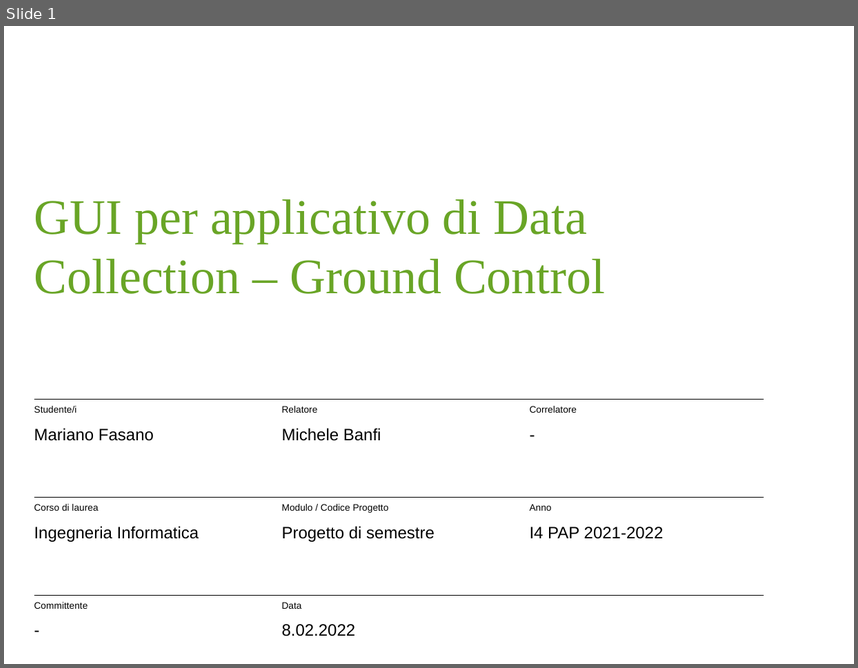
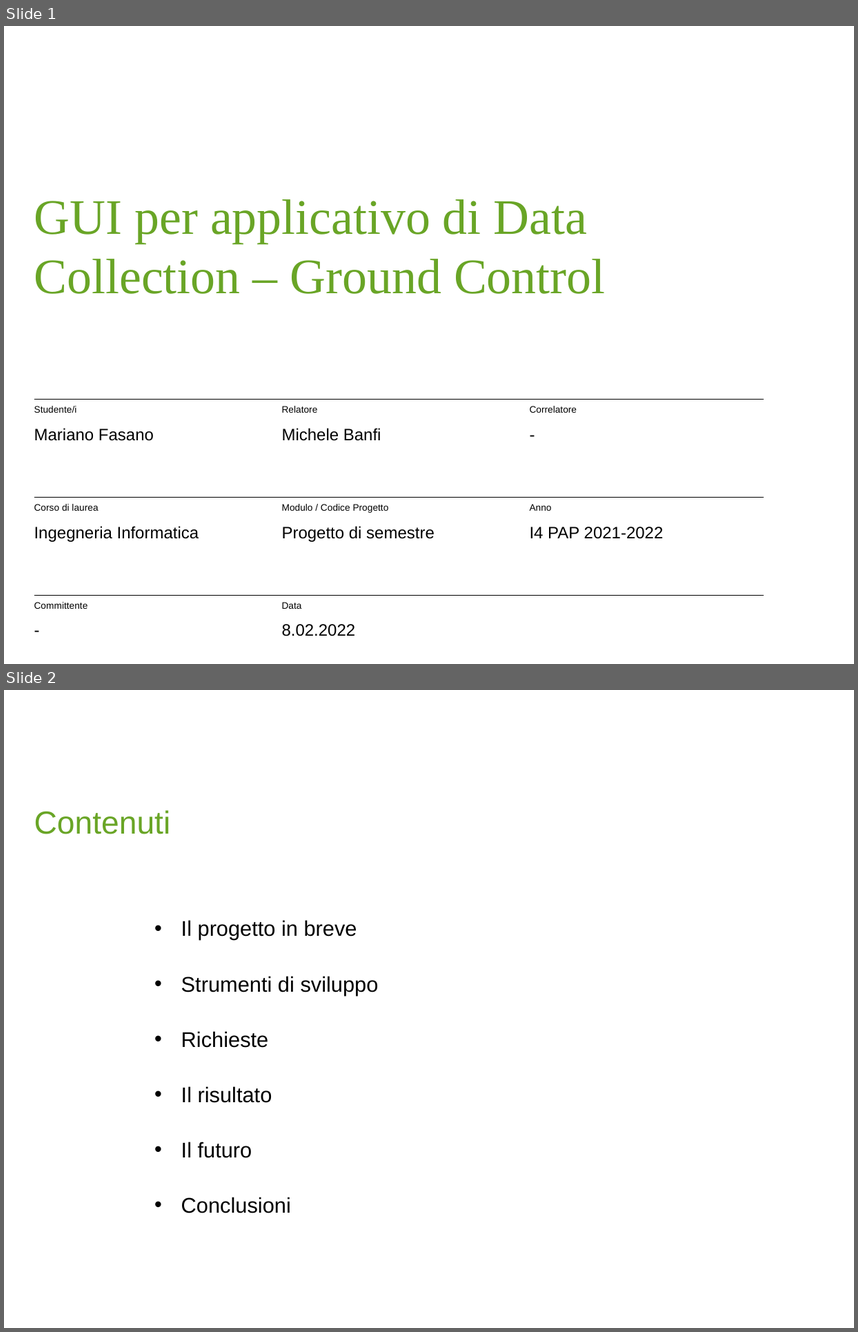
Before and after one commit to MarianoFasano/DSB, a slide deck: docs/Progetto di semestre - Ground Control_v1.pptx. Shown one above the other, each under a label of ours: slide 1 before the commit, slides 1 and 2 after it. The pictures are 858x668 and 858x1332 pixels, drawn with LibreOffice and Linux fonts; fonts in the diff are those of the drawing; background and template pictures are left out. Boxes give left, top, right and bottom in pixels: in the first picture for what was removed or moved away, otherwise in the second. Text is boxed around its words. In the diff, an @@ line names an element or a change of style, - is before the commit and + after.

```diff
--- a/docs/Progetto di semestre - Ground Control_v1.pptx
+++ b/docs/Progetto di semestre - Ground Control_v1.pptx
@@ slide 2 added at [4, 690, 854, 1328], background #FFFFFF @@
@@ text added at [34, 810, 171, 834], 27 pt, text #69A526 @@
+Contenuti
@@ text added at [181, 920, 379, 1213], 18 pt, text #000000 @@
+• Il progetto in breve
+• Strumenti di sviluppo
+• Richieste
+• Il risultato
+• Il futuro
+• Conclusioni
```
Also in this commit, not shown: 4 slides changed, 3 other slides added, 2 slides removed, 2 other files.
